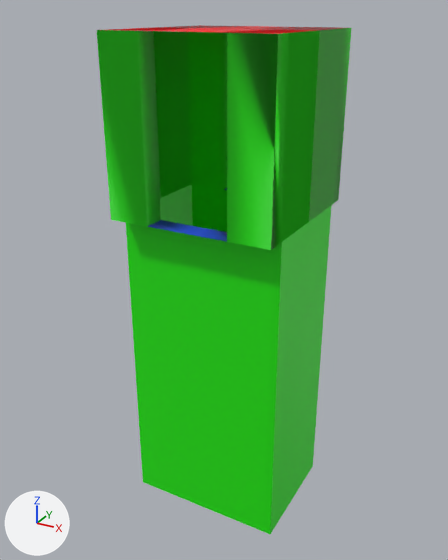
Before and after pictures for a commit that changed the FBX model SferoTestVR/Assets/Art/Models/Rooms/Deep/1U_Cube_Deep.fbx.
One viewpoint serves both versions: a 50 mm camera at (164.5, -29.2, 8.8) aimed at (150.7, -4.0, -3.7). Lighting does not change. The marker at lower left points along +X, +Y and +Z. Where no turn or scale is listed for an object, it has been applied to the vertices.

In view in the first picture: '1U Cube Deep'.
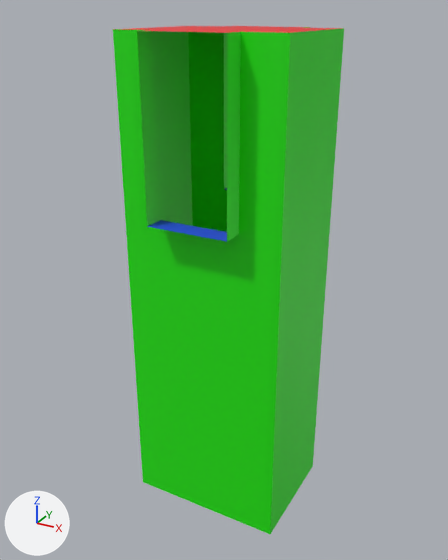
Where the change shows, as pixel boxes [x1, y1, x2, y2] in the pictures (448 x 560 px):
'1U Cube Deep', reshaped (9% narrower)
    before: [97, 25, 351, 534]
    after: [113, 26, 344, 534]
part 1 of me_cube_022, deleted (green)
    before: [198, 25, 351, 204]
part 2 of me_cube_022, deleted (green)
    before: [97, 29, 290, 250]

The change in detail:
me_cube_022 has 50 vertices, 52 faces and spans x -4.0..4.0, y -8.0..0.0, z -16.0..8.0.
me_cube_022 is used by ob_1u_cube_deep; location (151.0, 0.0, 0.0).
Verts and faces of me_cube_022; kept vertices keep their numbers, new ones are numbered from 50.
Before the commit, vertices of me_cube_022: 0 (4.0, 0.0, 0.0) at pixel (338, 200), 1 (4.0, 0.0, 8.0) at pixel (351, 27), 4 (-4.0, 0.0, 0.0), 5 (-4.0, 0.0, 8.0) at pixel (198, 25), 8 (4.0, -1.0, 0.0) at pixel (331, 205).
Before the commit, vertices of me_cube_022: 9 (4.0, -1.0, 8.0) at pixel (344, 28), 10 (-4.0, -1.0, 0.0) at pixel (191, 184), 11 (-4.0, -1.0, 8.0) at pixel (188, 25), 18 (2.0, 0.0, 0.0), 20 (-2.0, 0.0, 0.0).
Before the commit, vertices of me_cube_022: 21 (-2.0, 0.0, 8.0) at pixel (233, 25), 23 (2.0, 0.0, 8.0) at pixel (309, 27), 24 (2.0, -1.0, 8.0) at pixel (301, 27), 26 (-2.0, -1.0, 8.0) at pixel (223, 26), 27 (-2.0, -1.0, 0.0) at pixel (223, 189).
Before the commit, vertices of me_cube_022: 29 (2.0, -1.0, 0.0).
Before the commit, vertices of me_cube_022: 2 (4.0, -8.0, 0.0) at pixel (271, 250), 3 (4.0, -8.0, 8.0) at pixel (278, 33), 6 (-4.0, -8.0, 0.0) at pixel (110, 219), 7 (-4.0, -8.0, 8.0) at pixel (96, 30), 12 (-2.0, -8.0, 0.0) at pixel (147, 226).
Before the commit, vertices of me_cube_022: 14 (2.0, -8.0, 0.0) at pixel (226, 241), 15 (2.0, -8.0, 8.0) at pixel (227, 32), 17 (-2.0, -8.0, 8.0) at pixel (136, 30), 30 (4.0, -6.9, 8.0) at pixel (290, 32), 31 (-4.0, -7.0, 0.0).
Before the commit, vertices of me_cube_022: 32 (4.0, -6.9, 0.0) at pixel (281, 242), 33 (-4.0, -6.9, 8.0) at pixel (112, 29), 34 (2.0, -6.9, 0.0), 36 (-2.0, -6.9, 0.0) at pixel (160, 220), 37 (-2.0, -6.9, 8.0) at pixel (152, 30).
Before the commit, vertices of me_cube_022: 39 (2.0, -6.9, 8.0) at pixel (240, 31).
Part 1, on me_cube_022:
Vertices deleted: 0, 1, 4, 5 (with the faces that use them).
Part 2, on me_cube_022:
Vertices deleted: 2, 3, 6, 7 (with the faces that use them).
